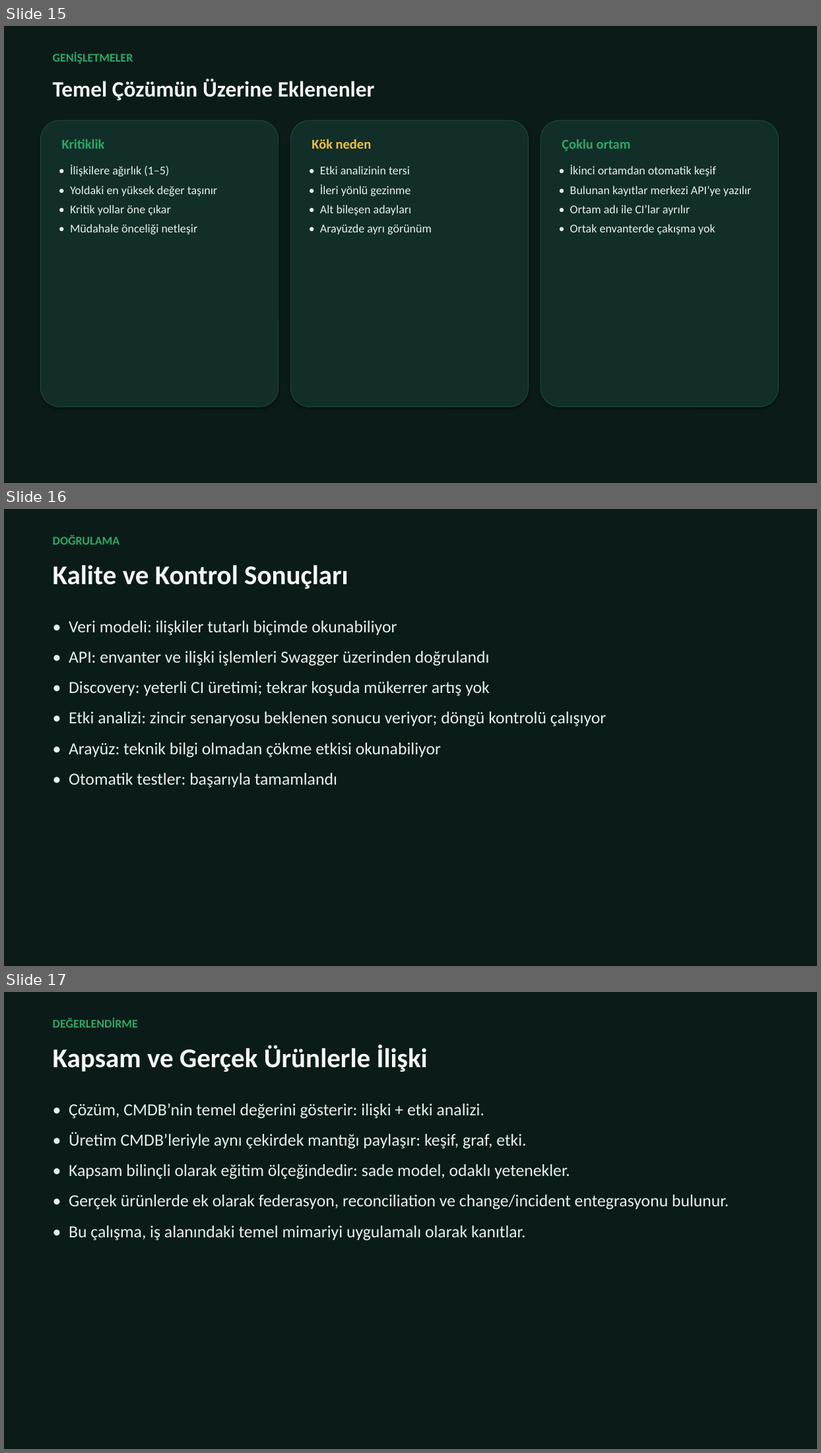
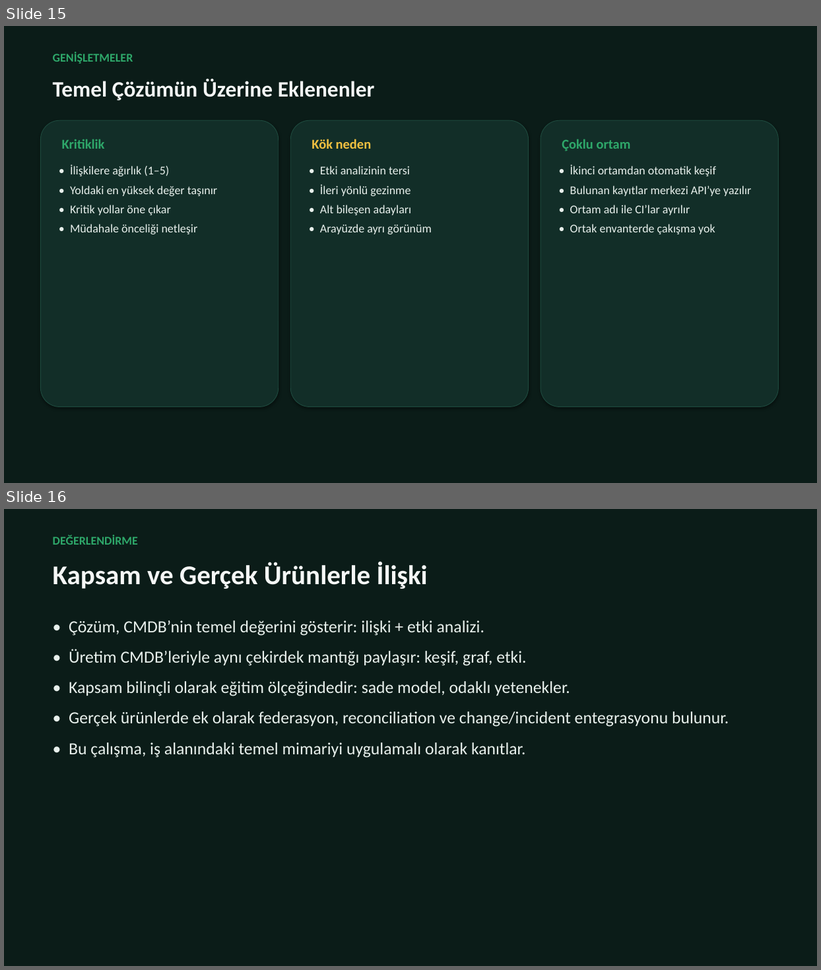
Before and after one commit to beyzayilmaz1/konsalt-challenge-11-mini-cmdb-impact-analysis, a slide deck: SUNUM_Challenge11.pptx. Shown one above the other, each under a label of ours: slides 15, 16 and 17 before the commit, slides 15 and 16 after it. The pictures are 821x1453 and 821x970 pixels, drawn with LibreOffice and Linux fonts; fonts in the diff are those of the drawing. Boxes give left, top, right and bottom in pixels: in the first picture for what was removed or moved away, otherwise in the second. Text is boxed around its words. In the diff, an @@ line names an element or a change of style, - is before the commit and + after.

```diff
--- a/SUNUM_Challenge11.pptx
+++ b/SUNUM_Challenge11.pptx
@@ slide 16 removed at (4, 509, 817, 966), background #FFFFFF @@
@@ rectangle removed at (4, 509, 817, 966) @@
@@ text removed at (53, 535, 120, 545) @@
-DOĞRULAMA
@@ text removed at (53, 565, 349, 589) @@
-Kalite ve Kontrol Sonuçları
@@ text removed at (69, 621, 607, 788) @@
-• Veri modeli: ilişkiler tutarlı biçimde okunabiliyor
-• API: envanter ve ilişki işlemleri Swagger üzerinden doğrulandı
-• Discovery: yeterli CI üretimi; tekrar koşuda mükerrer artış yok
-• Etki analizi: zincir senaryosu beklenen sonucu veriyor; döngü kontrolü çalışıyor
-• Arayüz: teknik bilgi olmadan çökme etkisi okunabiliyor
-• Otomatik testler: başarıyla tamamlandı
@@ what was slide 17 is now slide 16 @@
```
Also in this commit, not shown: 2 slides changed.
